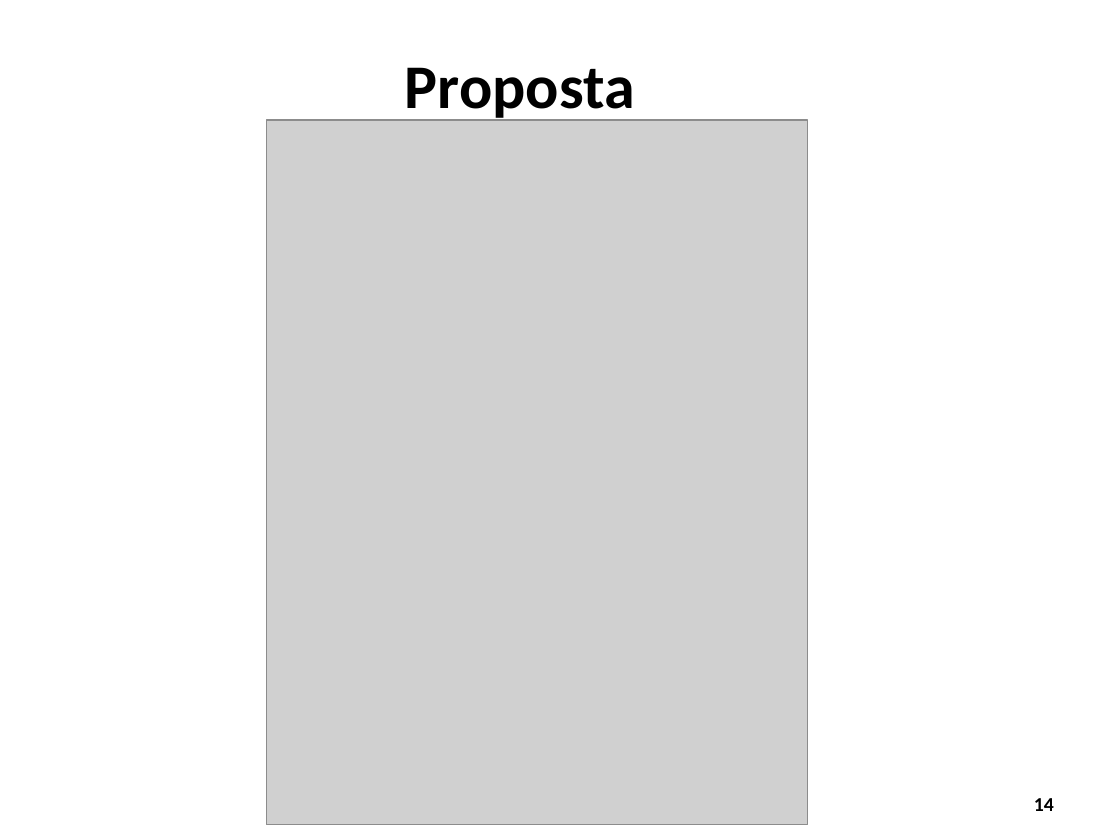
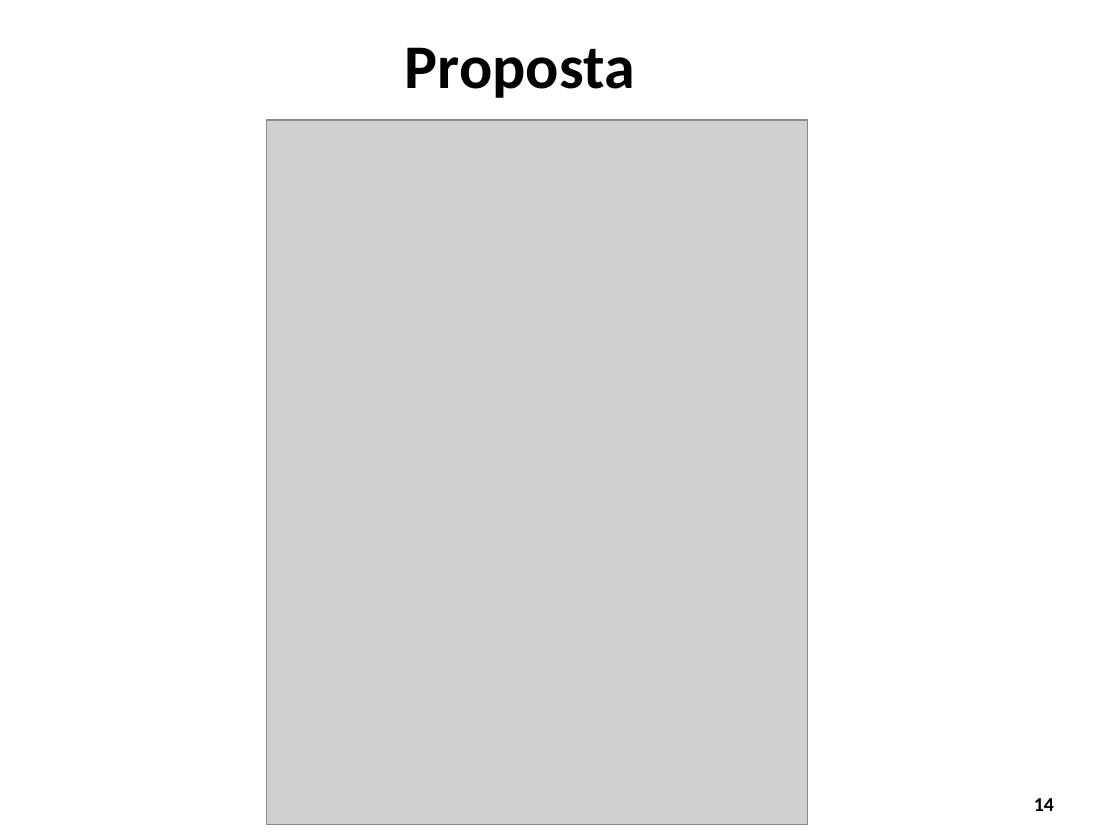
Before and after one commit to WiltonLoch/TCC, a slide deck: slide 14 of apresentacao_TCC_wilton.odp. Drawn at 1120x840 pixels with LibreOffice and Linux fonts; fonts in the diff are those of the drawing; grey boxes stand for pictures; background and template pictures are left out. Boxes give left, top, right and bottom in pixels: in the first picture for what was removed or moved away, otherwise in the second. Text is boxed around its words. In the diff, an @@ line names an element or a change of style, - is before the commit and + after.

```diff
--- a/apresentacao_TCC_wilton.odp
+++ b/apresentacao_TCC_wilton.odp
@@ title "Proposta" rewrapped from (405, 67, 635, 123) to (405, 47, 635, 98) @@
```
Also in this commit, not shown: 8 other slides changed, 1 other file.
